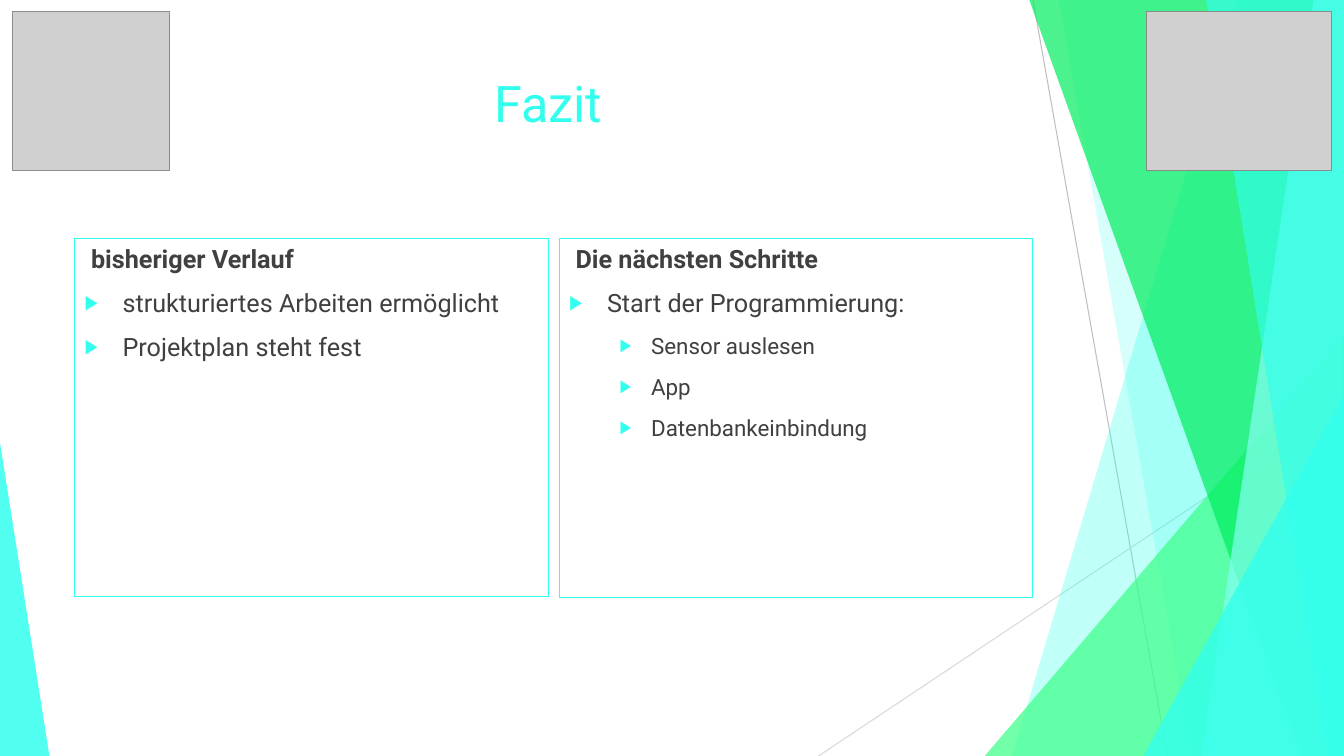
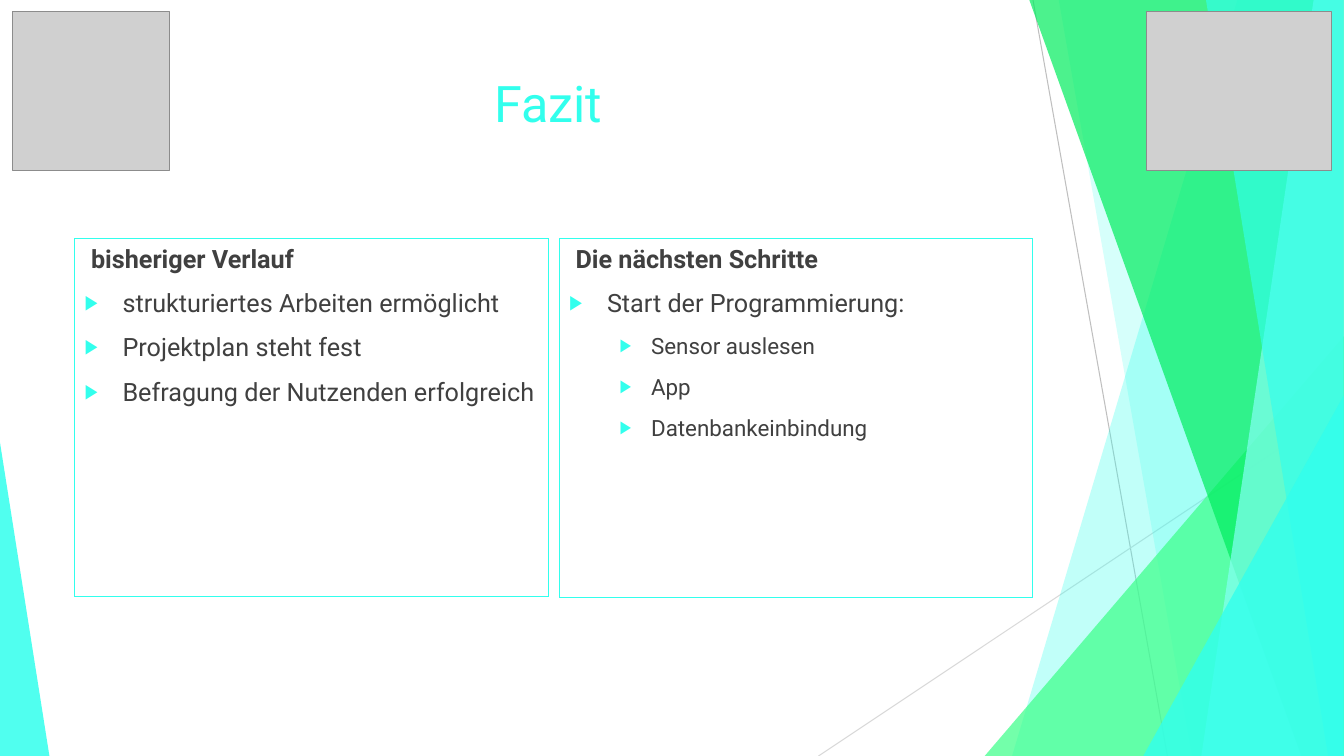
Before and after one commit to jGrochla/PocketCoach, a slide deck: slide 13 of PocketCoachExcel-PDF/PowerPoints/PocketCoach_UpdatePP.pptx. Drawn at 1344x756 pixels with LibreOffice and Linux fonts; fonts in the diff are those of the drawing; grey boxes stand for pictures. Boxes give left, top, right and bottom in pixels: in the first picture for what was removed or moved away, otherwise in the second. Text is boxed around its words. In the diff, an @@ line names an element or a change of style, - is before the commit and + after.

```diff
--- a/PocketCoachExcel-PDF/PowerPoints/PocketCoach_UpdatePP.pptx
+++ b/PocketCoachExcel-PDF/PowerPoints/PocketCoach_UpdatePP.pptx
@@ text at [123, 382, 534, 407]: paragraph added @@
+▶ Befragung der Nutzenden erfolgreich
```
Also in this commit, not shown: 1 other slide changed, 1 other file.
